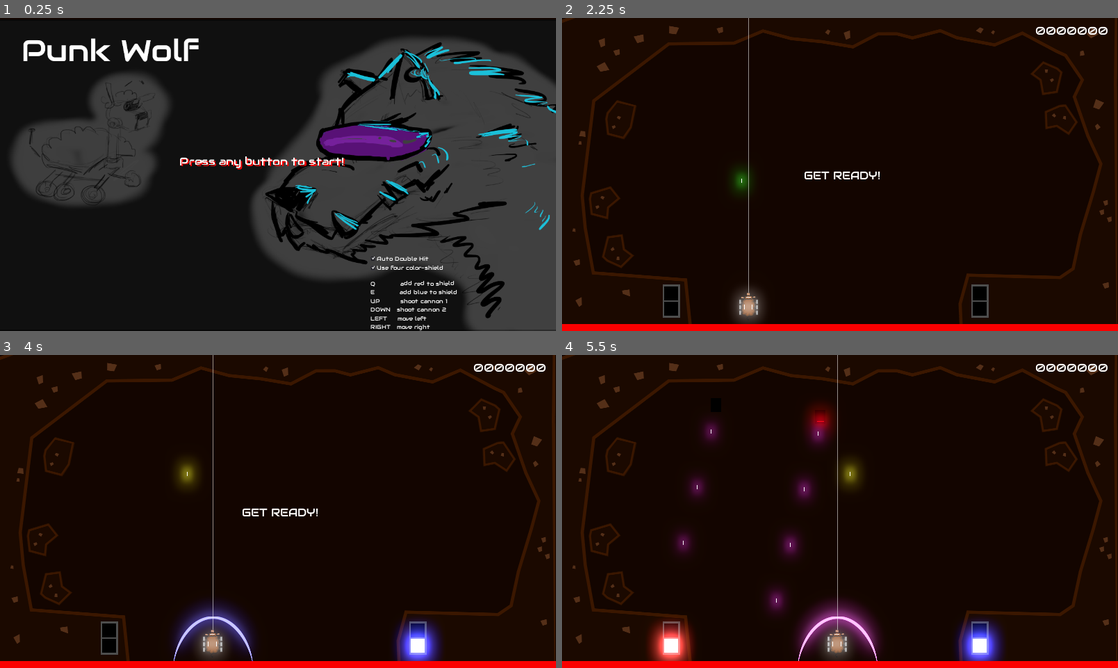
Above: before the commit, frames 1-4 (two rows, left to right).
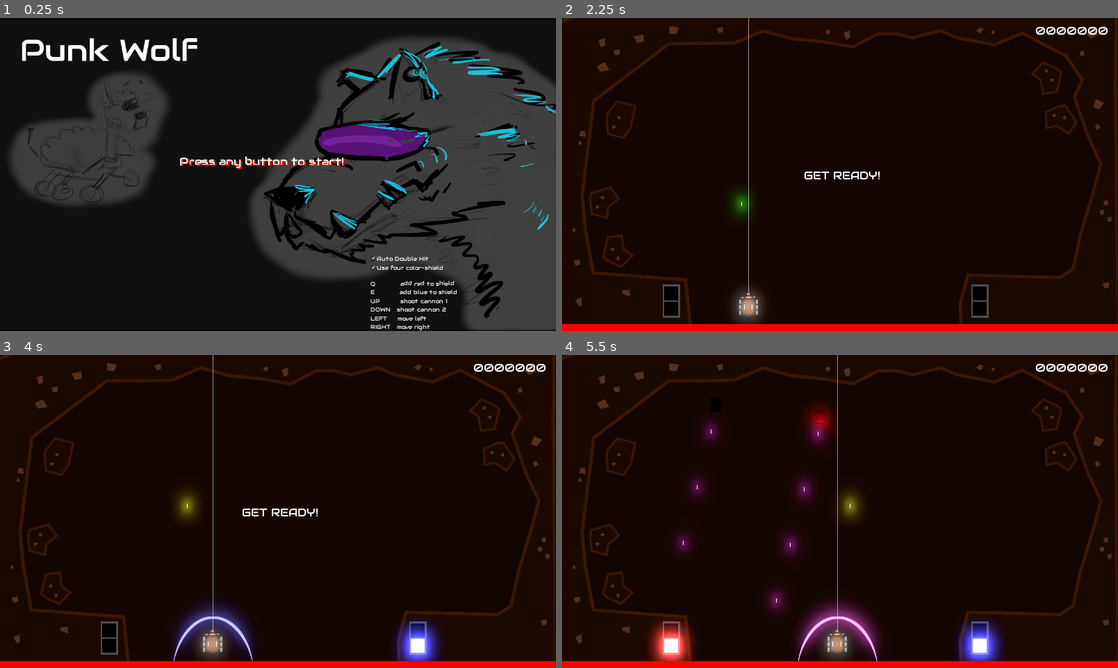
Above: after the commit, the same moments.

Repository: GameDrivenDesign/punk-wolf
Game: Godot game, scene res://scenes/newgame.tscn
Two runs of this game, one before a commit and one after it. Both use one fixed random seed, a clock stepped at 60 frames per second and the inputs below. Sound files missing from this copy of the repository are replaced by a short silence.
Inputs:
- Up to frame 1 (0.25 s): no input
- Up to frame 2 (2.25 s): click "Auto Double Hit" at 0.5 s; click "Use four color-shield" at 1.25 s; tap Enter at 2 s; hold Right (ui_right) from 2.03 s (still down); tap Up (shoot_0) at 2.1 s
- Up to frame 3 (4 s): tap Down (shoot_1) at 2.3, 2.85, 3.8 s; release Right (ui_right) at 2.78 s; hold Left (ui_left) 2.78-3.53 s; tap Up (shoot_0) at 3.05 s; hold Right (ui_right) from 3.53 s (still down); hold E (shield_blue) from 3.53 s (still down)
- Up to frame 4 (5.5 s): release E (shield_blue) at 4.28 s; tap Q (shield_red) at 4.35 s; tap Up (shoot_0) at 4.55, 5.1 s; release Right (ui_right) at 5.03 s; hold Left (ui_left) from 5.03 s (still down); tap Down (shoot_1) at 5.3 s

The runs differ from the first frame. In frame 1, 4.3% of the frame differs, in the area x 3-100%, y 6-100%; in frame 2, 0.4%; in frame 3, 0.5%; in frame 4, 0.5%.

Commit message:
update godot version

Diff:
--- a/game.tscn
+++ b/game.tscn
@@ -126,5 +126,6 @@
 volume_db = -80.0
 autoplay = true
 bus = "Music"
+
 [connection signal="shield_changed" from="." to="RedShieldMeter" method="_on_game_shield_changed"]
 [connection signal="shield_changed" from="." to="BlueShieldMeter" method="_on_game_shield_changed"]
--- a/project.godot
+++ b/project.godot
@@ -39,22 +39,22 @@
 
 shoot_0={
 "deadzone": 0.5,
-"events": [ Object(InputEventKey,"resource_local_to_scene":false,"resource_name":"","device":0,"alt":false,"shift":false,"control":false,"meta":false,"command":false,"pressed":false,"scancode":16777232,"unicode":0,"echo":false,"script":null)
+"events": [ Object(InputEventKey,"resource_local_to_scene":false,"resource_name":"","device":0,"alt":false,"shift":false,"control":false,"meta":false,"command":false,"pressed":false,"scancode":16777232,"physical_scancode":0,"unicode":0,"echo":false,"script":null)
  ]
 }
 shoot_1={
 "deadzone": 0.5,
-"events": [ Object(InputEventKey,"resource_local_to_scene":false,"resource_name":"","device":0,"alt":false,"shift":false,"control":false,"meta":false,"command":false,"pressed":false,"scancode":16777234,"unicode":0,"echo":false,"script":null)
+"events": [ Object(InputEventKey,"resource_local_to_scene":false,"resource_name":"","device":0,"alt":false,"shift":false,"control":false,"meta":false,"command":false,"pressed":false,"scancode":16777234,"physical_scancode":0,"unicode":0,"echo":false,"script":null)
  ]
 }
 shield_red={
 "deadzone": 0.5,
-"events": [ Object(InputEventKey,"resource_local_to_scene":false,"resource_name":"","device":0,"alt":false,"shift":false,"control":false,"meta":false,"command":false,"pressed":false,"scancode":81,"unicode":0,"echo":false,"script":null)
+"events": [ Object(InputEventKey,"resource_local_to_scene":false,"resource_name":"","device":0,"alt":false,"shift":false,"control":false,"meta":false,"command":false,"pressed":false,"scancode":81,"physical_scancode":0,"unicode":0,"echo":false,"script":null)
  ]
 }
 shield_blue={
 "deadzone": 0.5,
-"events": [ Object(InputEventKey,"resource_local_to_scene":false,"resource_name":"","device":0,"alt":false,"shift":false,"control":false,"meta":false,"command":false,"pressed":false,"scancode":69,"unicode":0,"echo":false,"script":null)
+"events": [ Object(InputEventKey,"resource_local_to_scene":false,"resource_name":"","device":0,"alt":false,"shift":false,"control":false,"meta":false,"command":false,"pressed":false,"scancode":69,"physical_scancode":0,"unicode":0,"echo":false,"script":null)
  ]
 }
 
--- a/projectiles/Projectile.tscn
+++ b/projectiles/Projectile.tscn
@@ -19,6 +19,7 @@
 [node name="Timer" type="Timer" parent="."]
 wait_time = 3.0
 autostart = true
+
 [connection signal="area_entered" from="." to="." method="_on_Projectile_area_entered"]
 [connection signal="body_entered" from="." to="." method="_on_Projectile_body_entered"]
 [connection signal="timeout" from="Timer" to="." method="queue_free"]
--- a/scenes/newgame.tscn
+++ b/scenes/newgame.tscn
@@ -11,7 +11,7 @@
 script = ExtResource( 2 )
 
 [node name="title-background" type="Sprite" parent="."]
-position = Vector2( 794.494, 451.552 )
+position = Vector2( 790.494, 450.552 )
 scale = Vector2( 1.27232, 1.23283 )
 texture = ExtResource( 1 )
 
--- a/sheep/sheep.gd
+++ b/sheep/sheep.gd
@@ -60,7 +60,7 @@
 	if timeout_cannons[cannon_index] <= 0:
 		var p = preload("res://projectiles/Projectile.tscn").instance()
 		p.rotation_degrees = 180
-		p.speed = 2500
+		p.speed = 2000
 		p.target_group = "wolf"
 
 		if was_shot_recently((cannon_index + 1) % 2):
--- a/sheep/sheep.tscn
+++ b/sheep/sheep.tscn
@@ -11,9 +11,7 @@
 [sub_resource type="RectangleShape2D" id=1]
 extents = Vector2( 27.7458, 27.956 )
 
-[node name="Sheep" type="KinematicBody2D" groups=[
-"sheep",
-]]
+[node name="Sheep" type="KinematicBody2D" groups=["sheep"]]
 script = ExtResource( 2 )
 
 [node name="sheep" type="Sprite" parent="."]
--- a/wolf/wolf.tscn
+++ b/wolf/wolf.tscn
@@ -5,14 +5,13 @@
 [ext_resource path="res://sounds/enemy_impact.wav" type="AudioStream" id=4]
 
 [sub_resource type="RectangleShape2D" id=1]
-extents = Vector2( 26.9966, 26.4577 )
+extents = Vector2( 31, 26.4577 )
 
-[node name="Wolf" type="KinematicBody2D" groups=[
-"wolf",
-]]
+[node name="Wolf" type="KinematicBody2D" groups=["wolf"]]
 script = ExtResource( 2 )
 
 [node name="CollisionShape2D" type="CollisionShape2D" parent="."]
+position = Vector2( -9.53674e-07, 0 )
 shape = SubResource( 1 )
 
 [node name="ColorRect" type="ColorRect" parent="."]
Not shown, changed: background.svg.import
Not shown, changed: particle_line.svg.import
Not shown, changed: projectiles/projectile.png.import
Not shown, changed: projectiles/wave.svg.import
Not shown: 3 places in scenes/newgame.tscn that only renumber resources
Not shown, changed: scenes/title-background.png.import
Not shown, changed: sheep/sheep.svg.import
Not shown, changed: sheep/shield.svg.import
